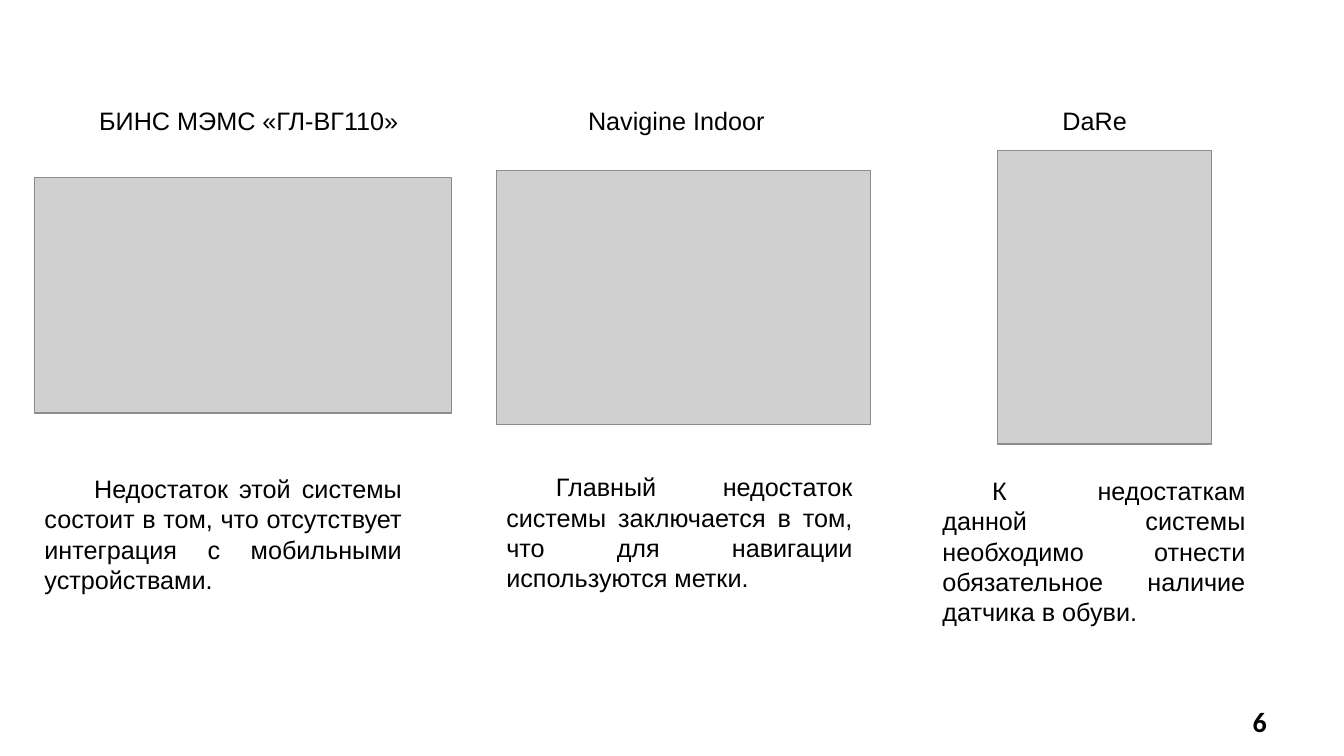
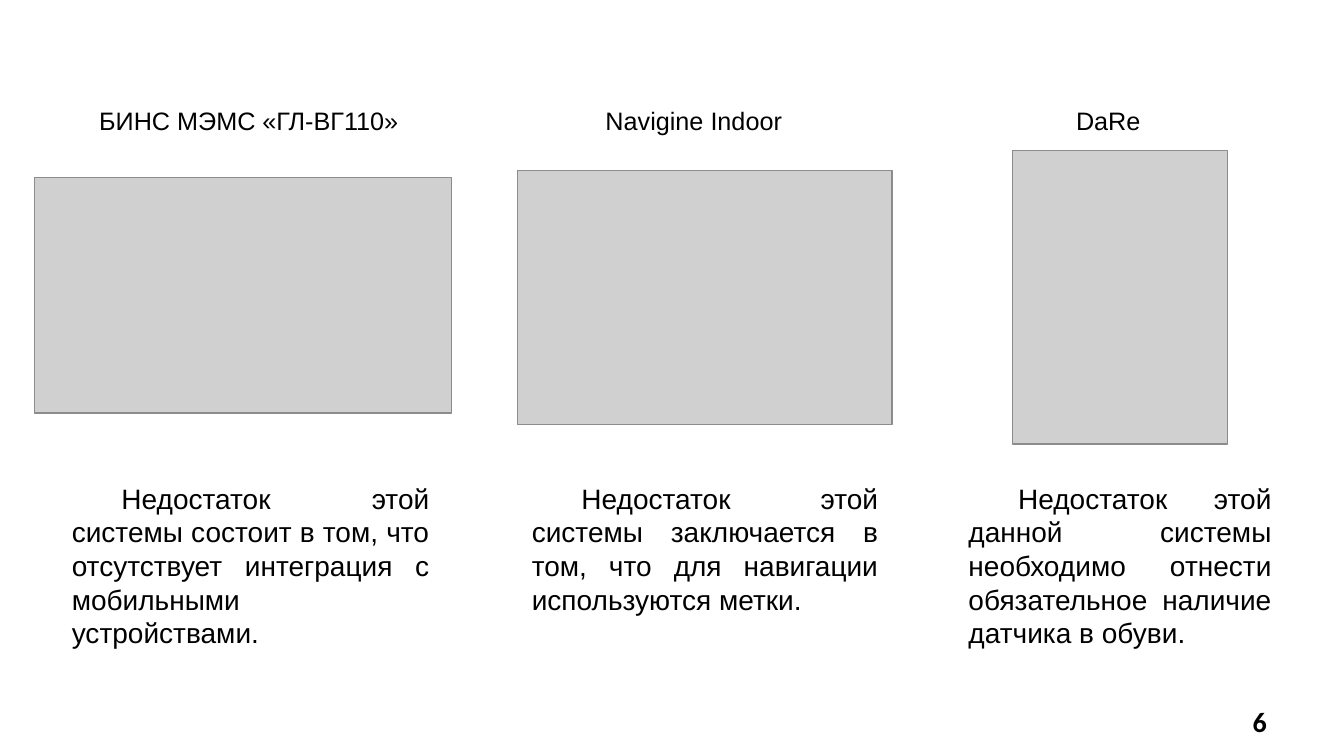
Before and after one commit to SonicRun/DiplomMaga, a slide deck: slide 6 of Диплом/6223 Мавлютов В.Д. Презентация.pptx. Drawn at 1344x756 pixels with LibreOffice and Linux fonts; fonts in the diff are those of the drawing; grey boxes stand for pictures; background and template pictures are left out. Boxes give left, top, right and bottom in pixels: in the first picture for what was removed or moved away, otherwise in the second. Text is boxed around its words. In the diff, an @@ line names an element or a change of style, - is before the commit and + after.

```diff
--- a/Диплом/6223 Мавлютов В.Д. Презентация.pptx
+++ b/Диплом/6223 Мавлютов В.Д. Презентация.pptx
@@ text "Navigine Indoor" moved from (x1=588, y1=111, x2=764, y2=135) to (x1=605, y1=111, x2=782, y2=135) @@
@@ text "DaRe" moved from (x1=1062, y1=112, x2=1126, y2=131) to (x1=1076, y1=112, x2=1140, y2=131) @@
@@ picture moved from (x1=496, y1=170, x2=870, y2=424) to (x1=518, y1=170, x2=892, y2=424) @@
@@ picture moved from (x1=997, y1=151, x2=1212, y2=445) to (x1=1013, y1=151, x2=1228, y2=445) @@
@@ text "Недостаток этой системы состоит в ..." moved from (x1=44, y1=479, x2=402, y2=595) to (x1=72, y1=488, x2=429, y2=648) @@
@@ text "Недостаток этой системы состоит в ..." at (x1=72, y1=488, x2=429, y2=648): size 18 to 20 pt @@
@@ text at (x1=532, y1=488, x2=878, y2=615): text changed; size 18 to 20 pt @@
-Главный недостаток системы заключается в том, что для навигации используются метки.
+Недостаток этой системы заключается в том, что для навигации используются метки.
@@ text at (x1=968, y1=488, x2=1271, y2=648): text changed; size 18 to 20 pt @@
-К недостаткам данной системы необходимо отнести обязательное наличие датчика в обуви.
+Недостаток этой данной системы необходимо отнести обязательное наличие датчика в обуви.
```
Also in this commit, not shown: 4 other slides changed, 5 other files.
